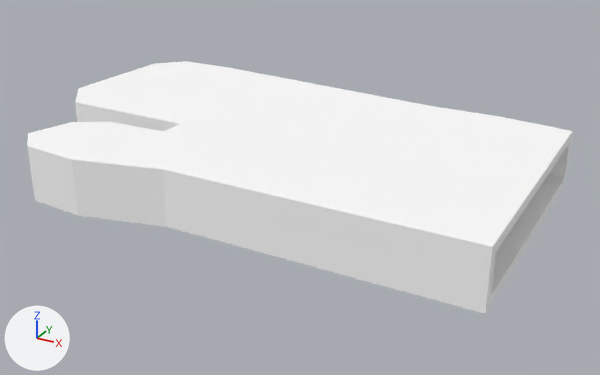
Two versions of the glTF model mesh/cook_handle/cook handle.glb, one commit apart.
One viewpoint serves both versions: a camera (50 mm lens) standing at (1.453, -2.321, 1.066) and looking at (0.161, 0.028, -0.109). The axes (+X, +Y, +Z) are drawn at lower left. The lights are the same throughout. The first picture is the older version. Where no turn or scale is listed for an object, it has been applied to the vertices.
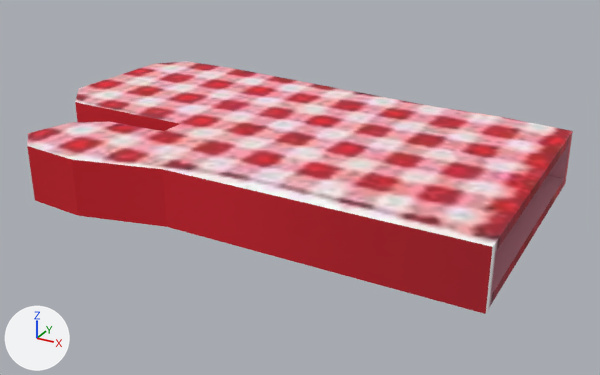
Diff of the bpy script that builds the scene:
```diff
--- a/mesh/cook_handle/cook handle.glb.py
+++ b/mesh/cook_handle/cook handle.glb.py
@@ img_cook_handle @@
+img_cook_handle = load_image('cook_handle', '_unpacked/cook_handle', 152, 116, 'sRGB')
@@ mat_material_001 @@
 mat_material_001 = principled_material('Material.001')
-mat_material_001.base_color = (1.0, 1.0, 1.0)  # white #ffffff
+mat_material_001.texture = img_cook_handle
 mat_material_001.roughness = 1.0
```

Changed parts and their boxes (x1, y1, x2, y2) in the pictures (600 x 375 px):
'Plane', surface changed (white to pink): (27, 61, 573, 314) in both
